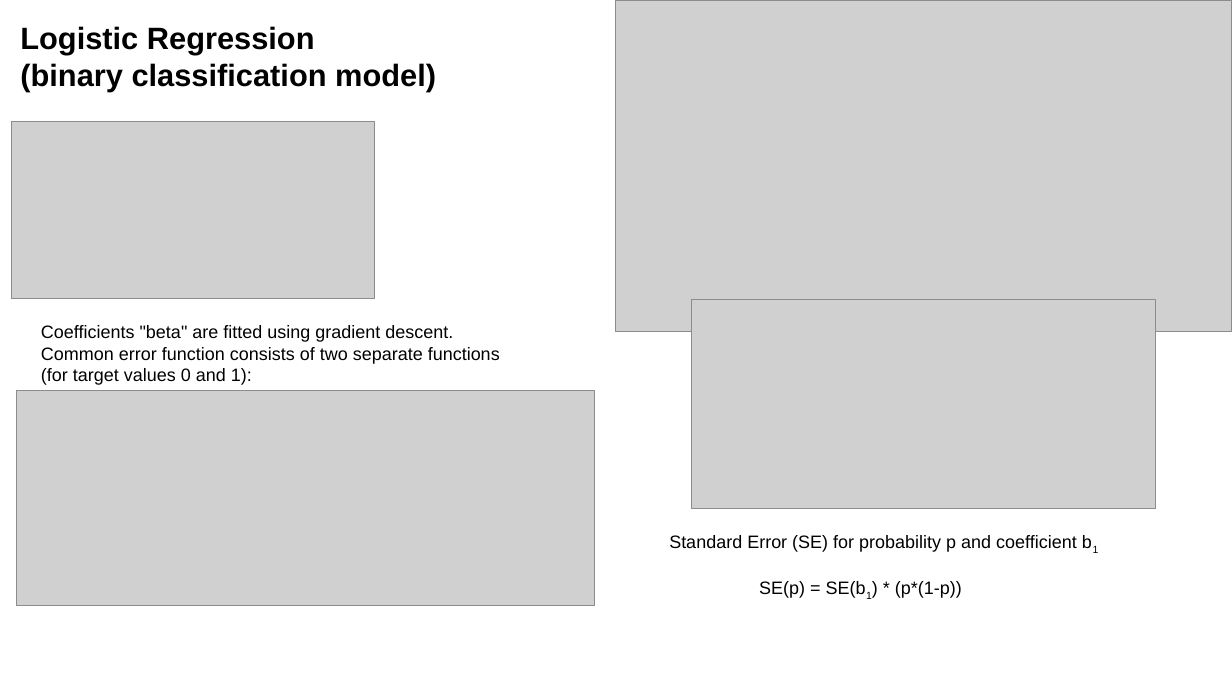
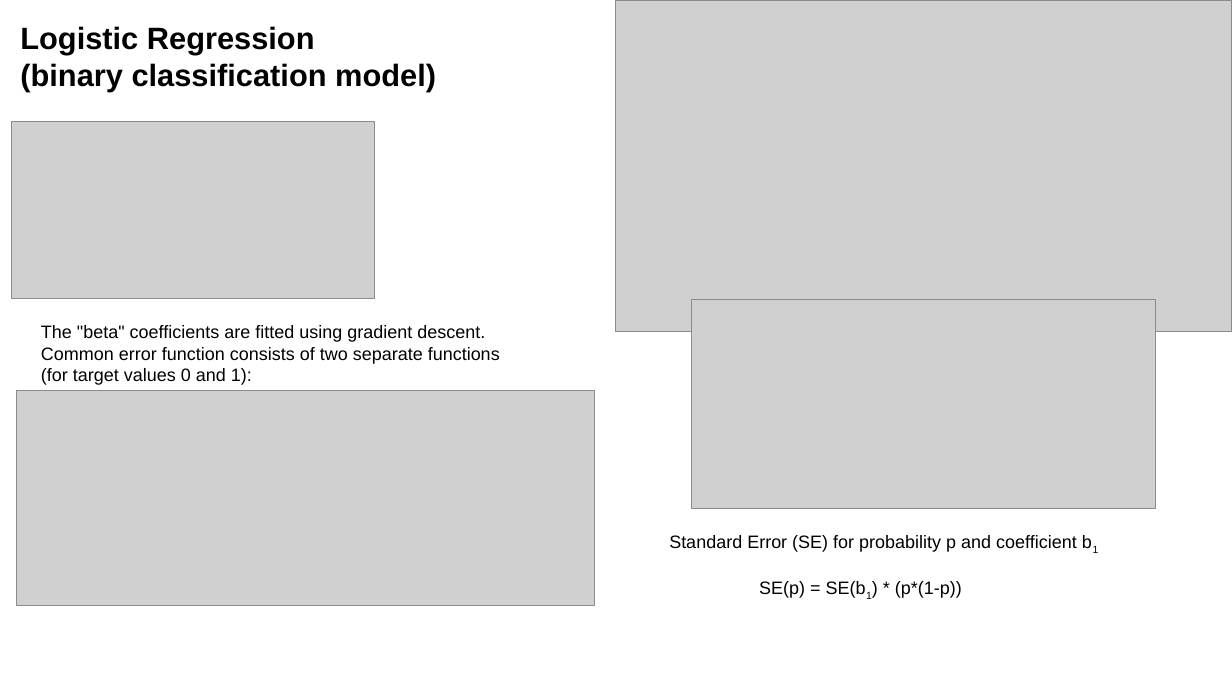
Before and after one commit to lselector/ml_ai_doc, a slide deck: slide 1 of statistics_04_logistic_regression.pptx. Drawn at 1232x693 pixels with LibreOffice and Linux fonts; fonts in the diff are those of the drawing; grey boxes stand for pictures. Boxes give left, top, right and bottom in pixels: in the first picture for what was removed or moved away, otherwise in the second. Text is boxed around its words. In the diff, an @@ line names an element or a change of style, - is before the commit and + after.

```diff
--- a/statistics_04_logistic_regression.pptx
+++ b/statistics_04_logistic_regression.pptx
@@ text at (41, 325, 485, 342): text changed @@
-Coefficients "beta" are fitted using gradient descent.
+The "beta" coefficients are fitted using gradient descent.
```
Also in this commit, not shown: 1 other slide changed, 3 other files.
